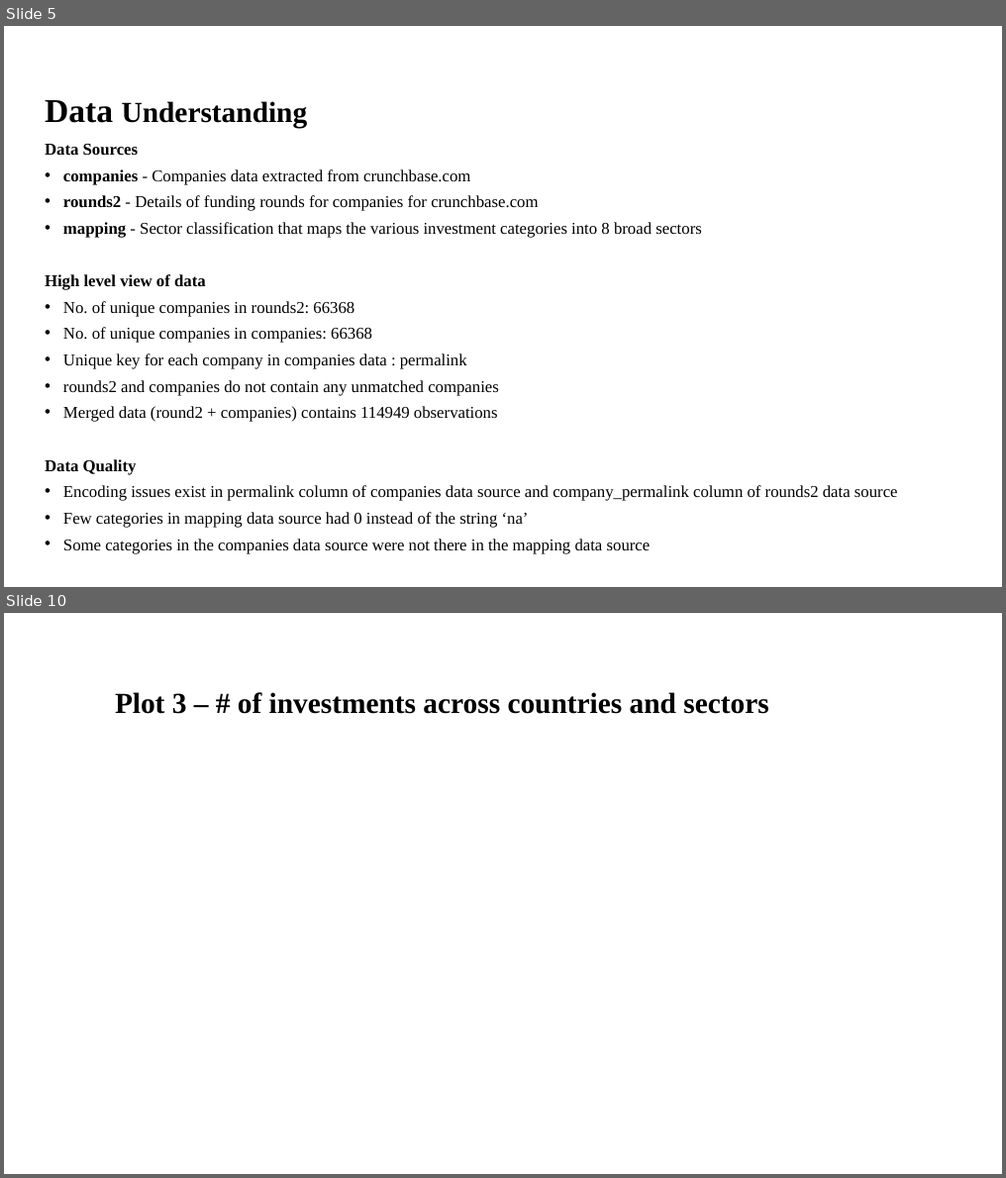
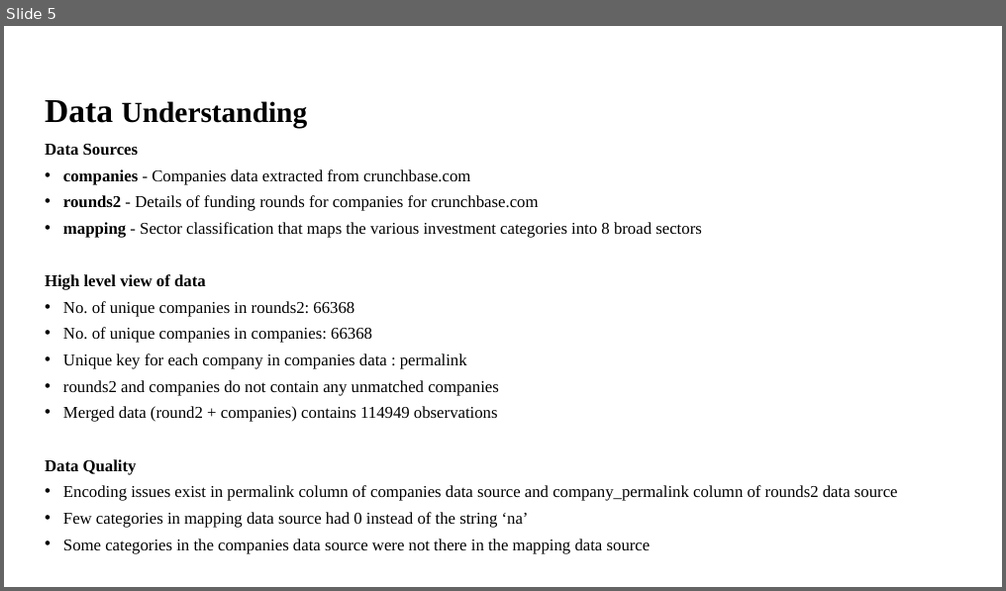
Before and after one commit to Nanditha-G-N/Machine-Learning-Case-Studies, a slide deck: Spark Funds Presentation.pptx. Shown one above the other, each under a label of ours: slides 5 and 10 before the commit, slide 5 after it; the slides between them are not shown. The pictures are 1006x1178 and 1006x591 pixels, drawn with LibreOffice and Linux fonts; fonts in the diff are those of the drawing; background and template pictures are left out. Boxes give left, top, right and bottom in pixels: in the first picture for what was removed or moved away, otherwise in the second. Text is boxed around its words. In the diff, an @@ line names an element or a change of style, - is before the commit and + after.

```diff
--- a/Spark Funds Presentation.pptx
+++ b/Spark Funds Presentation.pptx
@@ slide 10 removed at [4, 613, 1002, 1174], background #FFFFFF @@
@@ title removed at [115, 692, 768, 714] @@
-Plot 3 – # of investments across countries and sectors
```
Also in this commit, not shown: 3 slides changed, 5 slides added, 4 other slides removed.
